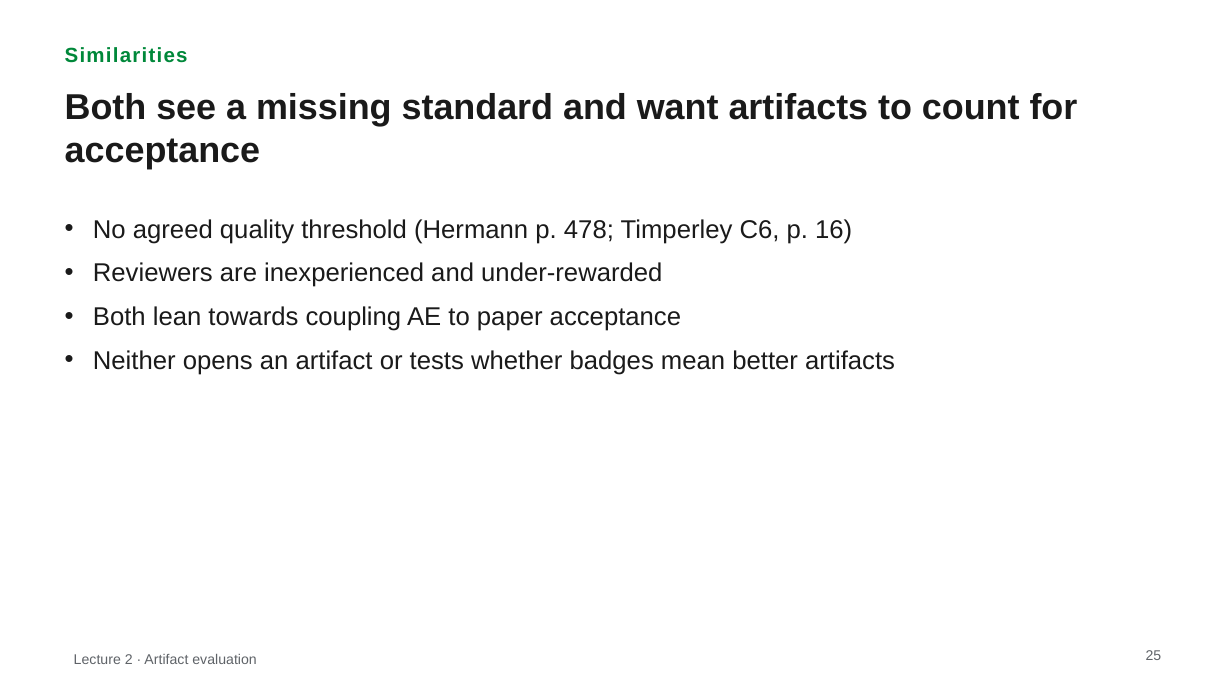
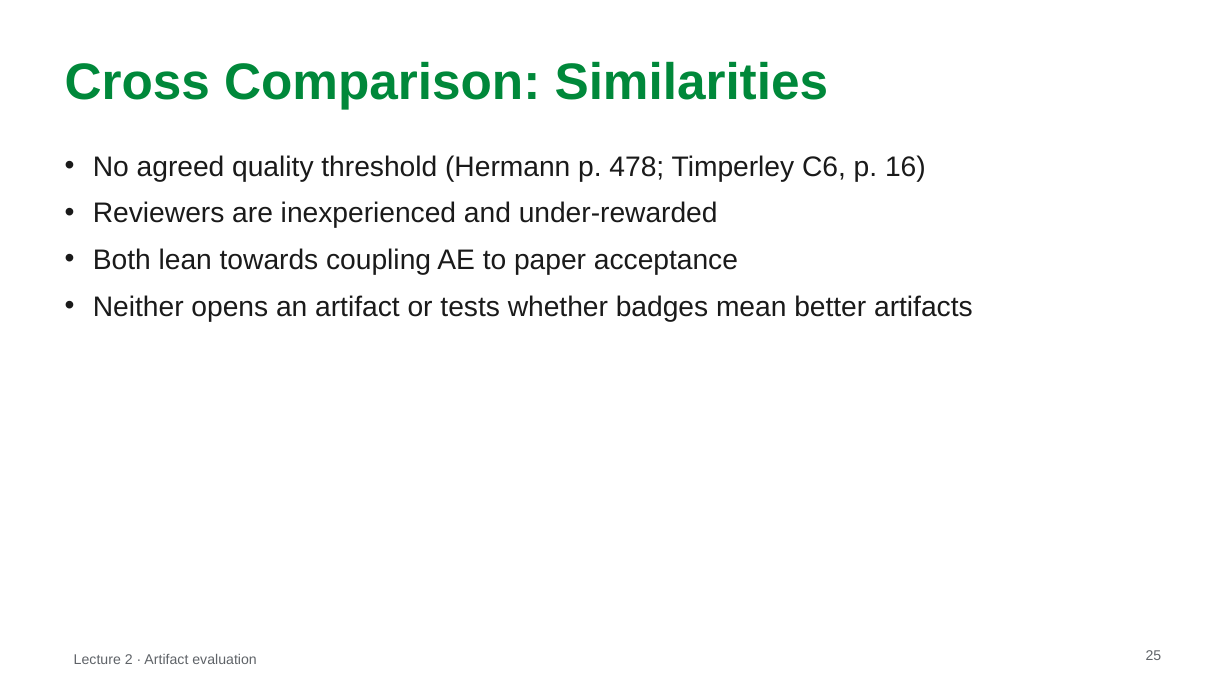
Before and after one commit to MarkAndreDuesing/Reprod_Docs_And_Notes, a slide deck: slide 25 of Vorl_2/slides/lecture2-style-B.pptx. Drawn at 1232x693 pixels with LibreOffice and Linux fonts; fonts in the diff are those of the drawing. Boxes give left, top, right and bottom in pixels: in the first picture for what was removed or moved away, otherwise in the second. Text is boxed around its words. In the diff, an @@ line names an element or a change of style, - is before the commit and + after.

```diff
--- a/Vorl_2/slides/lecture2-style-B.pptx
+++ b/Vorl_2/slides/lecture2-style-B.pptx
@@ text "Cross Comparison: Similarities" at bbox=[65, 61, 829, 109]: vertical alignment top to middle @@
@@ text at bbox=[65, 61, 829, 109]: text changed; size 16 to 40 pt @@
-Similarities
+Cross Comparison: Similarities
@@ text removed at bbox=[65, 93, 1078, 169] @@
-Both see a missing standard and want artifacts to count for acceptance
@@ text "No agreed quality threshold (Hermann ...": place and size @@
-text "No agreed quality threshold (Hermann ..." at bbox=[93, 219, 895, 375]
+text "No agreed quality threshold (Hermann ..." at bbox=[93, 155, 973, 322]
@@ text "No agreed quality threshold (Hermann ..." at bbox=[93, 155, 973, 322]: size 20 to 22 pt @@
```
Also in this commit, not shown: 26 other slides changed, 2 slides added, 2 slides removed, 2 other files.
